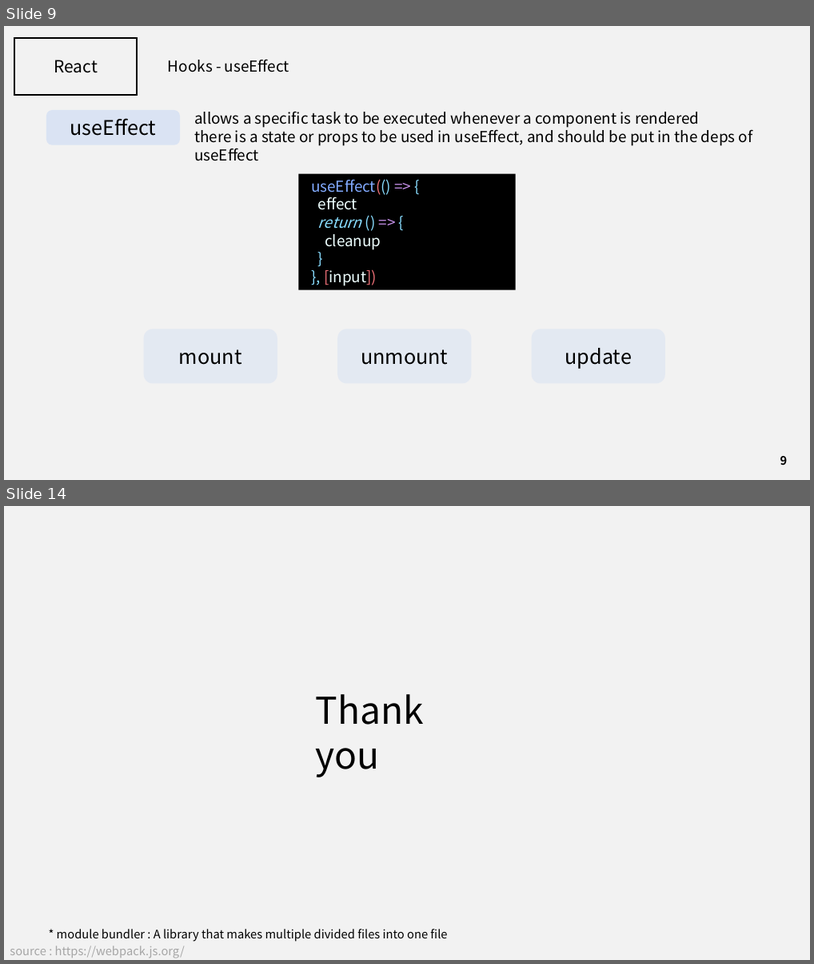
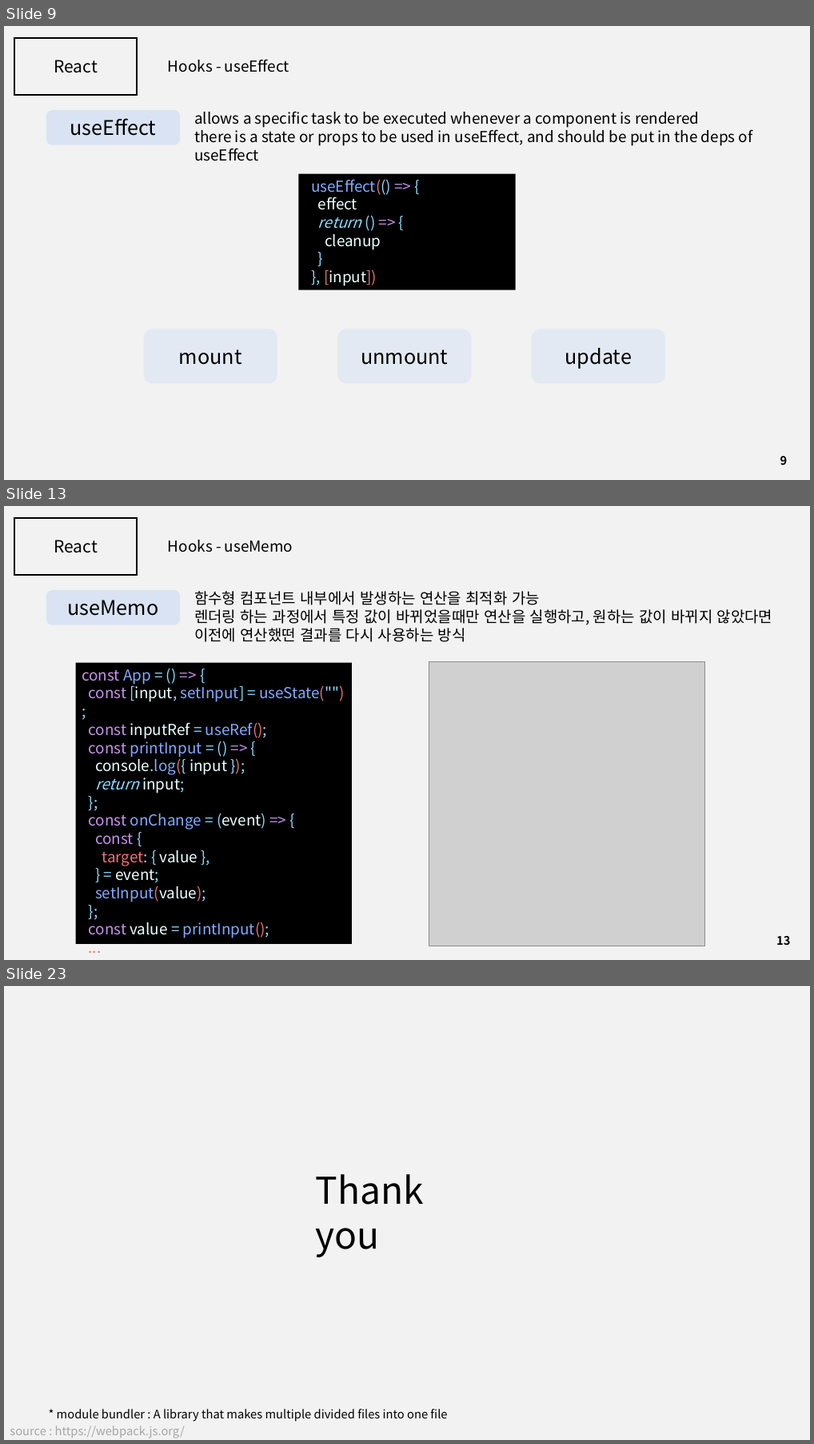
Before and after one commit to J3SUNG/Seminar, a slide deck: 210215_React_2.pptx. Shown one above the other, each under a label of ours: slides 9 and 14 before the commit, slides 9, 13 and 23 after it; the slides between them are not shown. The pictures are 814x964 and 814x1444 pixels, drawn with LibreOffice and Linux fonts; fonts in the diff are those of the drawing; grey boxes stand for pictures. Boxes give left, top, right and bottom in pixels: in the first picture for what was removed or moved away, otherwise in the second. Text is boxed around its words. In the diff, an @@ line names an element or a change of style, - is before the commit and + after.

```diff
--- a/210215_React_2.pptx
+++ b/210215_React_2.pptx
@@ slide 13 added at [4,506,810,960], background #F2F2F2 @@
@@ rectangle added at [14,518,137,574], outline #000000 2 pt @@
@@ text added at [54,540,98,553], 20 pt, text #000000 @@
+React
@@ text added at [168,540,294,552], 18 pt, text #000000 @@
+Hooks - useMemo
@@ rounded rectangle added at [46,590,180,625], fill #DAE3F3, 24 pt, text #000000 @@
+useMemo
@@ text added at [194,591,774,642], 18 pt, text #000000 @@
+함수형 컴포넌트 내부에서 발생하는 연산을 최적화 가능
+렌더링 하는 과정에서 특정 값이 바뀌었을때만 연산을 실행하고, 원하는 값이 바뀌지 않았다면 이전에 연산했떤 결과를 다시 사용하는 방식
@@ rectangle added at [76,663,353,944], fill #000000, 18 pt, text #82AAFF @@
+const App = () => {
+const [input, setInput] = useState("");
+const inputRef = useRef();
+const printInput = () => {
+console.log({ input });
+return input;
+};
+const onChange = (event) => {
+const {
+target: { value },
+} = event;
+setInput(value);
+};
+const value = printInput();
+...
@@ picture added at [430,661,706,946] @@
@@ page number added at [777,936,790,944], 14 pt, text #000000, bold @@
+13
@@ what was slide 14 is now slide 23 @@
```
Also in this commit, not shown: 5 slides changed, 8 other slides added, 1 other file.
